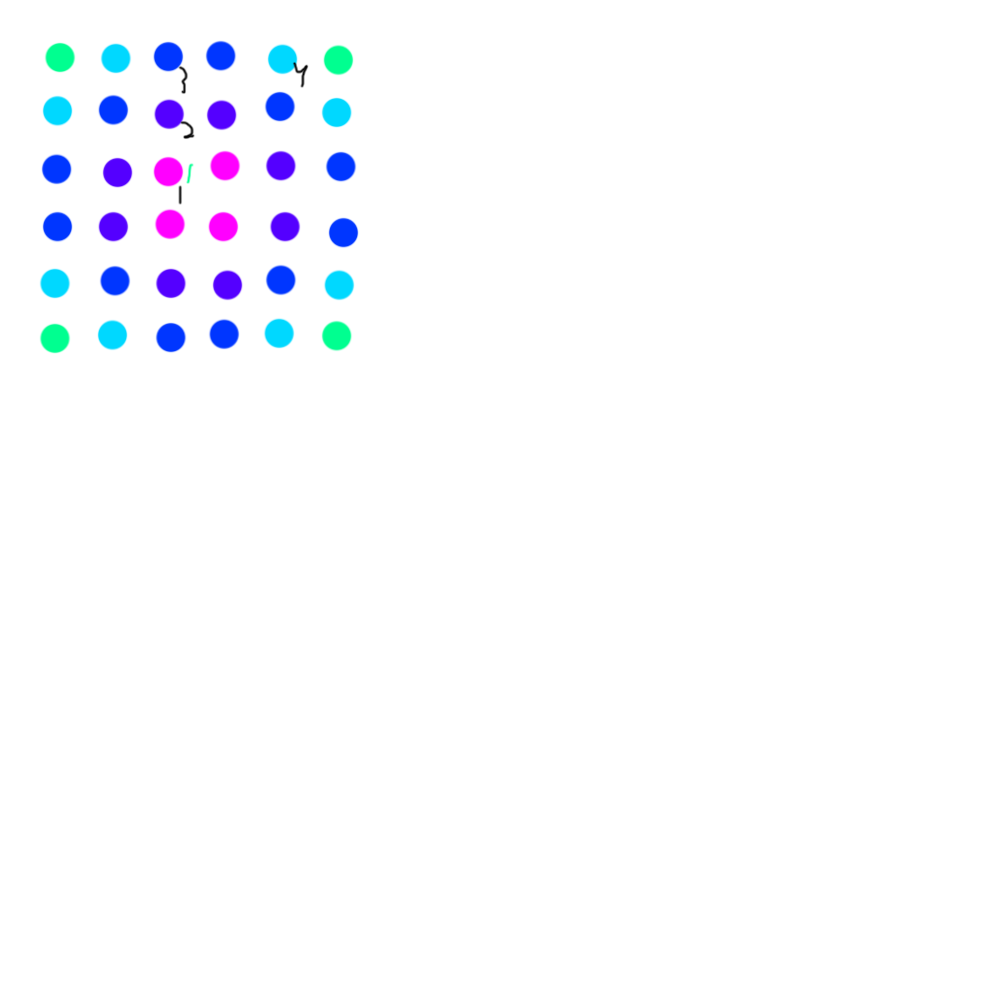
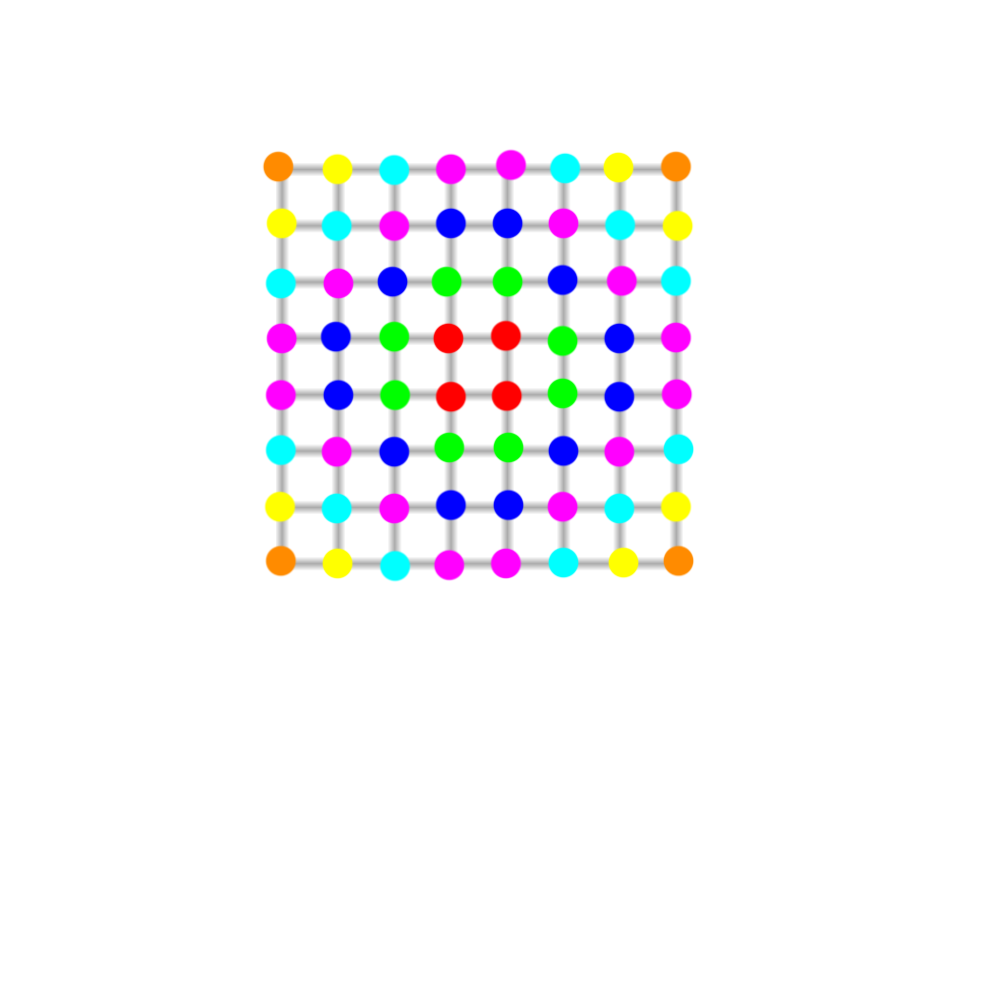
Two versions of the same layered image (1000 × 1000). Layer-by-layer changes:
hid "Capa 5" over [39, 40, 359, 354]
added layer "Capa 1 copia" above "Capa 1" over [262, 149, 695, 582]
